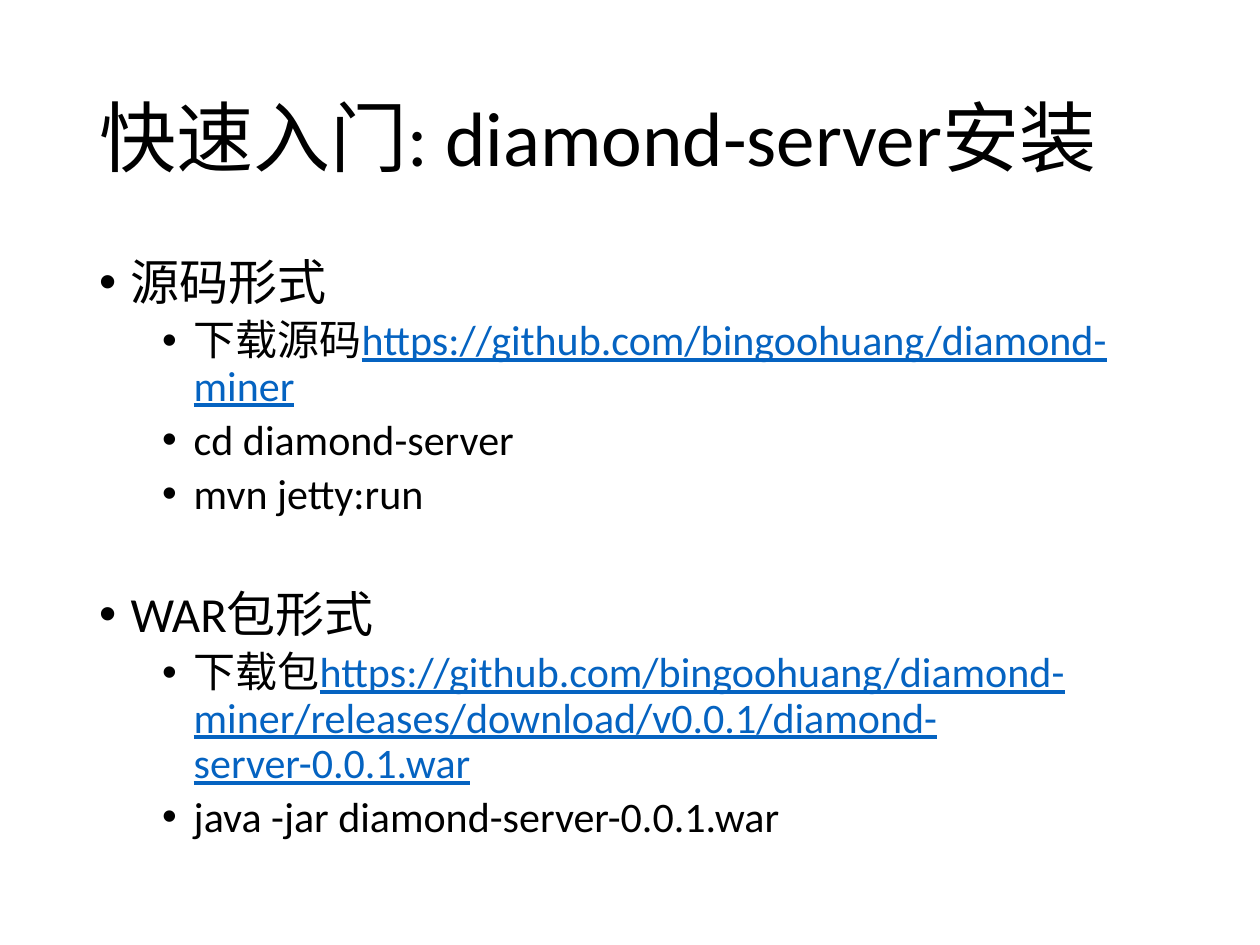
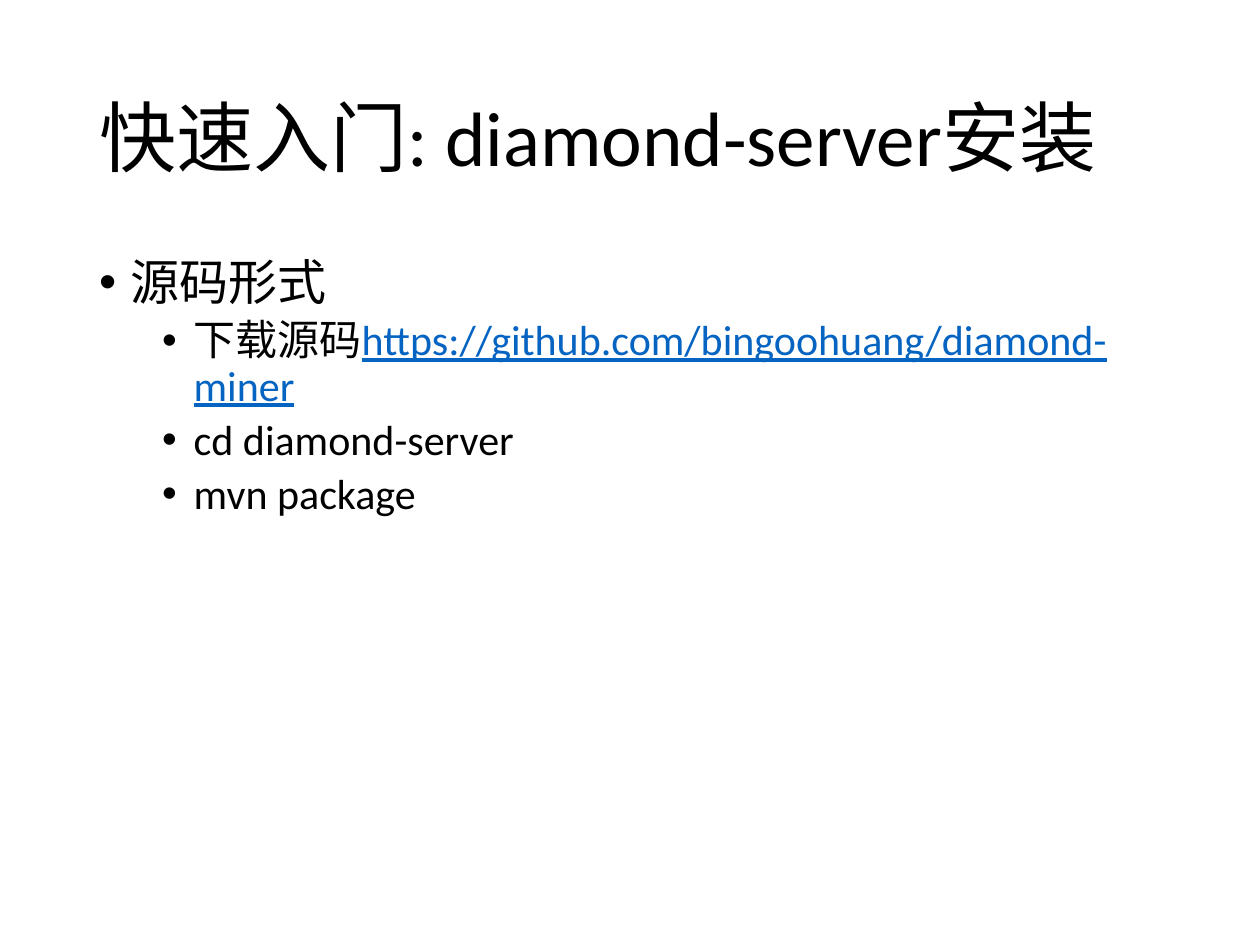
Before and after one commit to bingoohuang/diamond-miner, a slide deck: slide 5 of Diamond Miner Intro.pptx. Drawn at 1260x945 pixels with LibreOffice and Linux fonts; fonts in the diff are those of the drawing. Boxes give left, top, right and bottom in pixels: in the first picture for what was removed or moved away, otherwise in the second. Text is boxed around its words. In the diff, an @@ line names an element or a change of style, - is before the commit and + after.

```diff
--- a/Diamond Miner Intro.pptx
+++ b/Diamond Miner Intro.pptx
@@ text at (x1=194, y1=479, x2=416, y2=517): text changed; text colour #0563C1 to #000000 @@
-  • mvn jetty:run
-• WAR包形式
-  • 下载包https://github.com/bingoohuang/diamond-miner/releases/download/v0.0.1/diamond-server-0.0.1.war
-  • java -jar diamond-server-0.0.1.war
+  • mvn package
```
Also in this commit, not shown: 9 other files.
